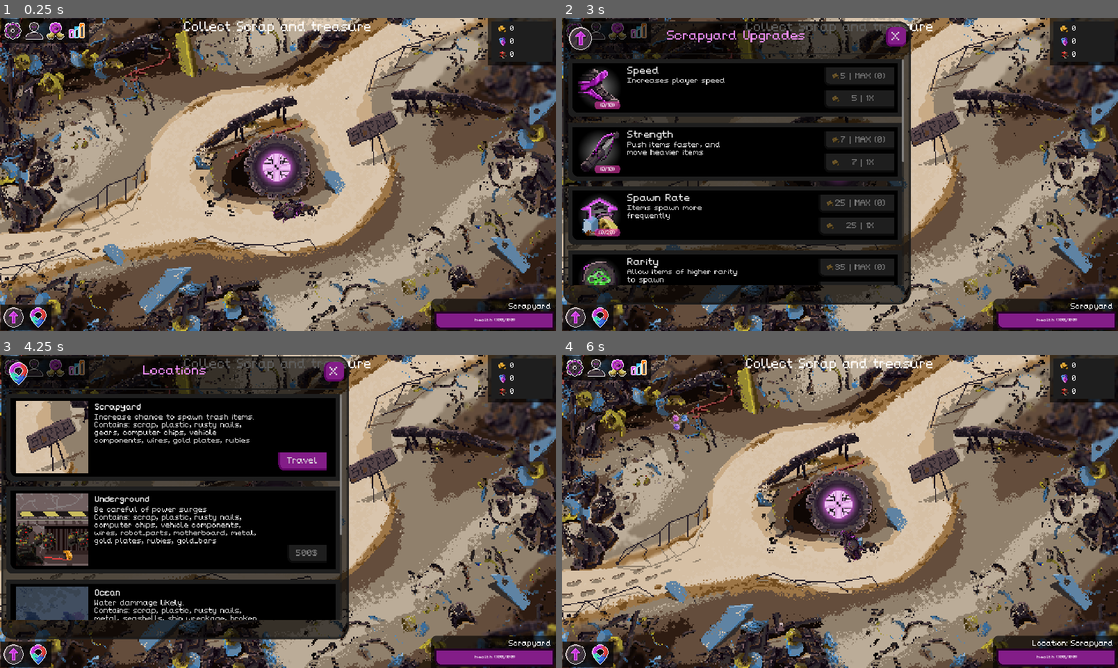
Above: before the commit, frames 1-4 (two rows, left to right).
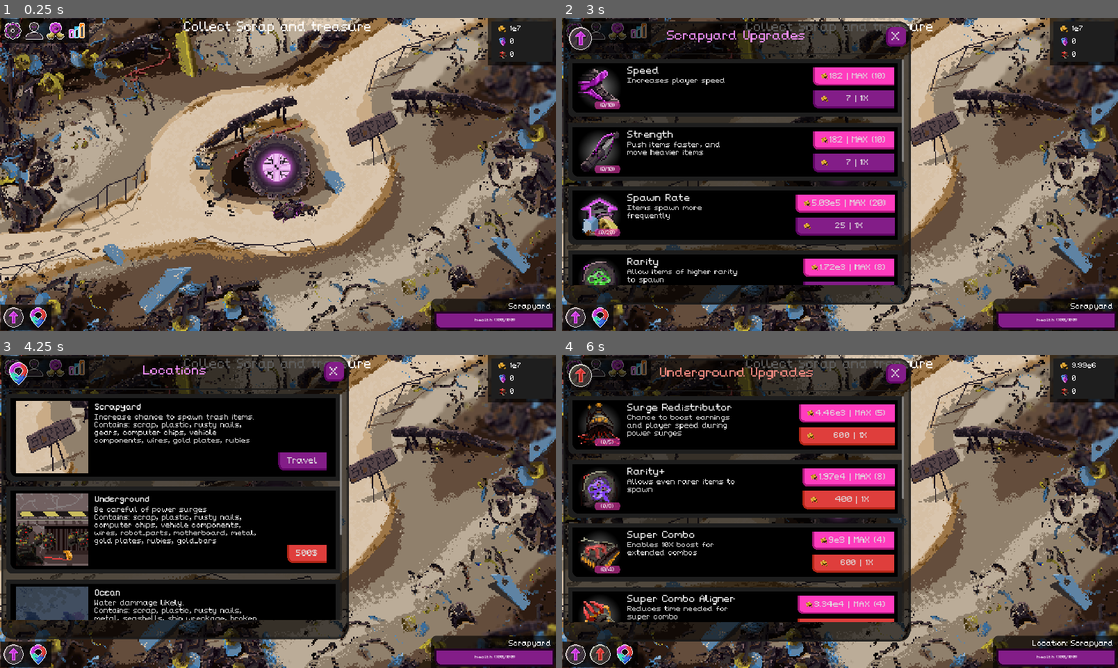
Above: after the commit, the same moments.

Repository: NathanHeaton/Robo-revolution
Game: Godot game, scene res://Main/main.tscn
Two runs of this game, one before a commit and one after it. Both use one fixed random seed, a clock stepped at 60 frames per second and the inputs below. Sound files missing from this copy of the repository are replaced by a short silence.
Inputs (mouse positions are in pixels of both pictures, inside the frame that each line leads up to):
- Up to frame 1 (0.25 s): no input
- Up to frame 2 (3 s): click (595, 30) at 0.5 s; click (617, 30) at 1.25 s; click (639, 30) at 2 s; click (573, 318) at 2.75 s
- Up to frame 3 (4.25 s): click (38, 655) at 3.5 s
- Up to frame 4 (6 s): click "Travel" at 4.25 s; click "Travel" (after the commit: "500$") at 5 s; click (600, 655) at 5.77 s

The runs differ from the first frame. In frame 1, less than 0.1% of the frame differs, in the area x 91-94%, y 2-5%; in frame 2, 6.6%; in frame 3, 0.4%; in frame 4, 53%, in the area x 0-96%, y 1-100%.

Commit message:
fixed bug with rarity level up

Diff:
--- a/robo-revolution/Globals/game_stats.gd
+++ b/robo-revolution/Globals/game_stats.gd
@@ -48,7 +48,7 @@
 		"basic_water_proof" : 0
 	},
 	"luck":{
-		"rarity_lvl" : 5,
+		"rarity_lvl" : 0,
 		"spawn_time": 4,
 		"item_spawn_region" : Rect2(),
 		"scrapyard" : 0,
--- a/robo-revolution/Globals/upgrade_data.gd
+++ b/robo-revolution/Globals/upgrade_data.gd
@@ -9,8 +9,8 @@
 			"name": "Speed",
 			"level": 0,
 			"max_level": 10,
-			"base_cost": 5,
-			"cost": 5,
+			"base_cost": 7,
+			"cost": 7,
 			"cost_scaling": 1.2,
 			"type": "stat",
 			"currency": "money",
@@ -69,9 +69,9 @@
 			"name": "Item Focuser",
 			"level": 0,
 			"max_level": 6,
-			"base_cost": 150,
-			"cost": 150,
-			"cost_scaling": 5.0,
+			"base_cost": 100,
+			"cost": 100,
+			"cost_scaling": 4.0,
 			"type": "custom","currency": "money",
 			"first_upgrade": false,
 			"first_description": "",
@@ -97,9 +97,9 @@
 			"name": "Combo Increase",
 			"level": 0,
 			"max_level": 100,
-			"base_cost": 750,
-			"cost": 750,
-			"cost_scaling": 1.7,
+			"base_cost": 250,
+			"cost": 250,
+			"cost_scaling": 1.2,
 			"type": "stat","currency": "money",
 			"first_upgrade": false,
 			"first_description": "",
@@ -111,8 +111,8 @@
 			"name": "Surge Protection",
 			"level": 0,
 			"max_level": 5,
-			"base_cost": 2500,
-			"cost": 2500,
+			"base_cost": 700,
+			"cost": 700,
 			"cost_scaling": 1.6,
 			"type": "custom","currency": "money",
 			"first_upgrade": false,
@@ -127,8 +127,8 @@
 			"name": "Surge Redistributor",
 			"level": 0,
 			"max_level": 5,
-			"base_cost": 3000,
-			"cost": 3000,
+			"base_cost": 600,
+			"cost": 600,
 			"cost_scaling": 1.2,
 			"type": "custom","currency": "money",
 			"first_upgrade": true,
@@ -141,8 +141,8 @@
 			"name": "Rarity+",
 			"level": 0,
 			"max_level": 8,
-			"base_cost": 4000,
-			"cost": 4000,
+			"base_cost": 400,
+			"cost": 400,
 			"cost_scaling": 1.5,
 			"type": "custom","currency": "money",
 			"first_upgrade": true,
@@ -155,8 +155,8 @@
 			"name": "Super Combo",
 			"level": 0,
 			"max_level": 4,
-			"base_cost": 6000,
-			"cost": 6000,
+			"base_cost": 600,
+			"cost": 600,
 			"cost_scaling": 2.0,
 			"type": "custom","currency": "money",
 			"first_upgrade": true,
@@ -183,8 +183,8 @@
 			"name": "Basic Waterproofing",
 			"level": 0,
 			"max_level": 3,
-			"base_cost": 15000,
-			"cost": 15000,
+			"base_cost": 1500,
+			"cost": 1500,
 			"cost_scaling": 2.5,
 			"type": "custom","currency": "money",
 			"first_upgrade": true,
@@ -211,8 +211,8 @@
 			"name": "Companion",
 			"level": 0,
 			"max_level": 6,
-			"base_cost": 15000,
-			"cost": 15000,
+			"base_cost": 1500,
+			"cost": 1500,
 			"cost_scaling": 5.0,
 			"type": "custom","currency": "money",
 			"first_upgrade": false,
--- a/robo-revolution/Main/main.gd
+++ b/robo-revolution/Main/main.gd
@@ -8,7 +8,7 @@
 
 func _ready() -> void:
 	newGame()
-	Money.MONEY = 0
+	Money.MONEY = 10000000
 	Money.POWER_C = 0
 	GameStats.set_stat("luck","item_spawn_region", Rect2(Vector2(30,30),Vector2(1920 - 60, 1080 - 60)))
 	ItemData.connect("collected_item",Callable(self,"_on_item_collector_collect"))
--- a/robo-revolution/Main/upgrade_updater.gd
+++ b/robo-revolution/Main/upgrade_updater.gd
@@ -80,9 +80,10 @@
 
 func _rarity_upgrade(level: int):
 	if 	GameStats.stats["luck"]["scrapyard"] < 1:
-		GameStats.stats["luck"]["rarity_lvl"] + 1
+		GameStats.stats["luck"]["rarity_lvl"] += 1
 		GameStats.set_stat("luck", "rarity_lvl",null )
 		emit_signal("rarity_upgraded","rarity")
+		print("rarity level: ",GameStats.stats["luck"]["rarity_lvl"])
 	GameStats.set_stat("luck","scrapyard", level)
 
 func _combo_increase_upgrade(level: int):
@@ -97,9 +98,10 @@
 #============================================================================================================================
 func _rarity_upgrade_plus(level: int):
 	if GameStats.stats["luck"]["underground"] < 1:
-		GameStats.stats["luck"]["rarity_lvl"] + 1
+		GameStats.stats["luck"]["rarity_lvl"] += 1
 		GameStats.set_stat("luck", "rarity_lvl", null)
 		emit_signal("rarity_upgraded","rarity+")
+		print("rarity level: ",GameStats.stats["luck"]["rarity_lvl"])
 	GameStats.set_stat("luck","underground", level)
 
 func _super_combo_upgrade(level: int):
@@ -129,9 +131,10 @@
 #============================================================================================================================
 func _rarity_upgrade_2plus(level: int):
 	if (GameStats.stats["luck"]["ocean"] < 1):
-		GameStats.stats["luck"]["rarity_lvl"] + 1
+		GameStats.stats["luck"]["rarity_lvl"] += 1
 		GameStats.set_stat("luck", "rarity_lvl",null )
 		emit_signal("rarity_upgraded","rarity++")
+		print("rarity level: ",GameStats.stats["luck"]["rarity_lvl"])
 	GameStats.set_stat("luck","ocean", level)
 
 func apply_companion_upgrades():
@@ -151,9 +154,10 @@
 #============================================================================================================================
 func _rarity_upgrade_3plus(level: int):
 	if (GameStats.stats["luck"]["alien"] < 1):
-		GameStats.stats["luck"]["rarity_lvl"] + 1
+		GameStats.stats["luck"]["rarity_lvl"] += 1
 		GameStats.set_stat("luck", "rarity_lvl",null )
 		emit_signal("rarity_upgraded","rarity+++")
+		print("rarity level: ",GameStats.stats["luck"]["rarity_lvl"])
 	GameStats.set_stat("luck","alien", level)
 
 func apply_auto_combo():
--- a/robo-revolution/UI/hud.tscn
+++ b/robo-revolution/UI/hud.tscn
@@ -1697,7 +1697,7 @@
 [node name="music_slider" type="HSlider" parent="settings_panel/settings_content/ScrollContainer/settings/audio_settings/HFlowContainer/music_panel"]
 layout_mode = 2
 size_flags_vertical = 1
-value = 100.0
+value = 50.0
 
 [node name="sfx_panel" type="PanelContainer" parent="settings_panel/settings_content/ScrollContainer/settings/audio_settings/HFlowContainer"]
 custom_minimum_size = Vector2(0, 140)
@@ -1714,7 +1714,7 @@
 [node name="sfx_slider" type="HSlider" parent="settings_panel/settings_content/ScrollContainer/settings/audio_settings/HFlowContainer/sfx_panel"]
 layout_mode = 2
 size_flags_vertical = 1
-value = 100.0
+value = 50.0
 
 [node name="sfx_panel2" type="PanelContainer" parent="settings_panel/settings_content/ScrollContainer/settings/audio_settings/HFlowContainer"]
 custom_minimum_size = Vector2(80, 140)
--- a/robo-revolution/UI/settings_panel.gd
+++ b/robo-revolution/UI/settings_panel.gd
@@ -3,8 +3,8 @@
 
 # Called when the node enters the scene tree for the first time.
 func _ready() -> void:
-	_on_music_slider_value_changed(100)
-	_on_sfx_slider_value_changed(100)
+	_on_music_slider_value_changed(50)
+	_on_sfx_slider_value_changed(50)
 
 
 # Called every frame. 'delta' is the elapsed time since the previous frame.
